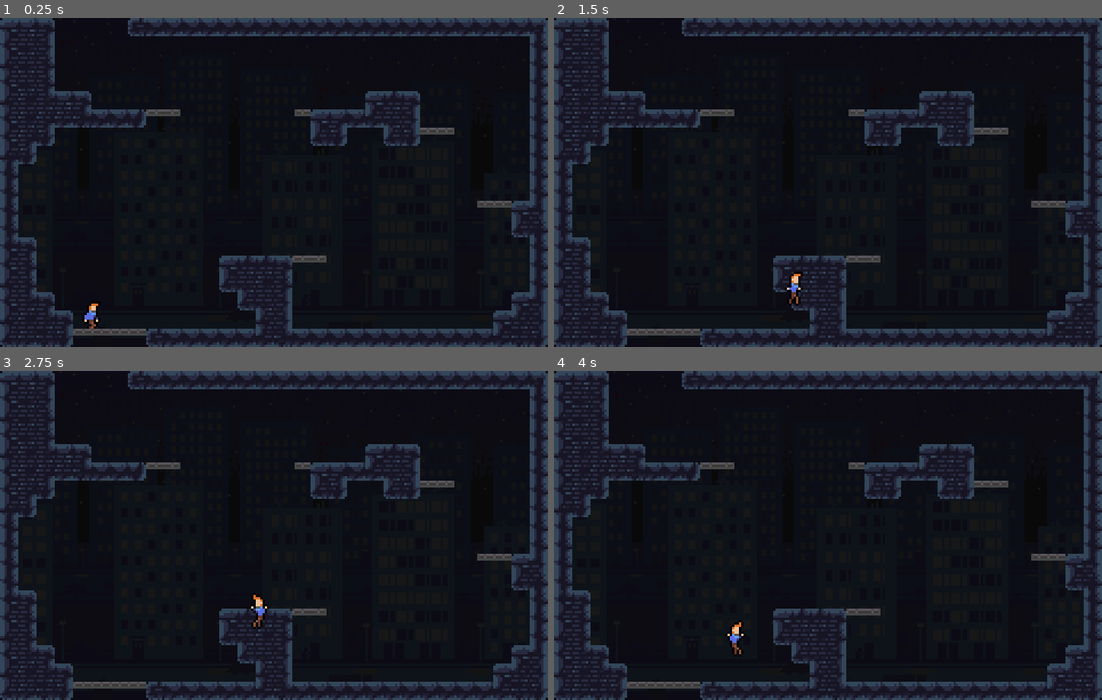
Above: before the commit, frames 1-4 (two rows, left to right).
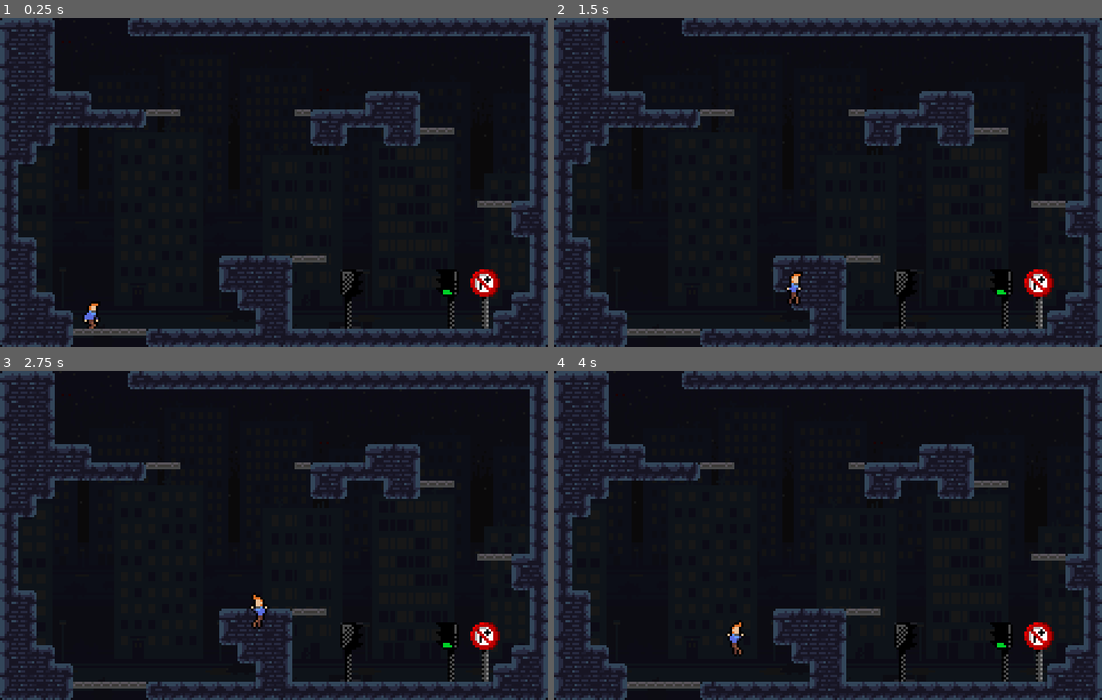
Above: after the commit, the same moments.

Repository: RudyMis/ldjam47
Game: Godot game, scene res://Game.tscn
Two runs of this game, one before a commit and one after it. Both use one fixed random seed, a clock stepped at 60 frames per second and the inputs below.
Inputs (mouse positions are in pixels of both pictures, inside the frame that each line leads up to):
- Up to frame 1 (0.25 s): no input
- Up to frame 2 (1.5 s): move the mouse to (948, 166) at 0.52 s; hold D (right) from 0.53 s (still down); click (948, 166) at 0.6 s; tap Space (jump) at 0.77 s; move the mouse to (718, 198) at 1.27 s; click (718, 198) at 1.35 s
- Up to frame 3 (2.75 s): tap Space (jump) at 1.52 s; tap Enter at 2 s; move the mouse to (328, 463) at 2.02 s; release D (right) at 2.03 s; hold A (left) from 2.03 s (still down); click (328, 463) at 2.1 s
- Up to frame 4 (4 s): tap R (restart) at 2.75 s; move the mouse to (800, 601) at 2.77 s; release A (left) at 2.78 s; hold D (right) from 2.78 s (still down); click (800, 601) at 2.85 s; tap Space (jump) at 3.02, 3.77 s; move the mouse to (992, 584) at 3.52 s; click (992, 584) at 3.6 s

The runs differ from the first frame. In frame 1, 0.9% of the frame differs, in the area x 62-92%, y 76-95%; in frame 2, 0.9%; in frame 3, 0.9%; in frame 4, 0.9%.

Commit message:
Additions
Whoop de doo

Diff:
--- a/Assets/Ground.tres
+++ b/Assets/Ground.tres
@@ -116,16 +116,16 @@
 [sub_resource type="ConvexPolygonShape2D" id=38]
 points = PoolVector2Array( 0, 0, 8, 0, 8, 8, 0, 8 )
 
+[sub_resource type="ConvexPolygonShape2D" id=39]
+points = PoolVector2Array( 0, 5.66277, 8, 5.66277, 8, 8, 0, 8 )
+
+[sub_resource type="ConvexPolygonShape2D" id=40]
+points = PoolVector2Array( 0, 0, 8, 0, 8, 8, 0, 8 )
+
+[sub_resource type="ConvexPolygonShape2D" id=41]
+points = PoolVector2Array( 0, 0, 8, 0, 8, 8, 0, 8 )
+
 [sub_resource type="ConvexPolygonShape2D" id=42]
-points = PoolVector2Array( 0, 5.66277, 8, 5.66277, 8, 8, 0, 8 )
-
-[sub_resource type="ConvexPolygonShape2D" id=39]
-points = PoolVector2Array( 0, 0, 8, 0, 8, 8, 0, 8 )
-
-[sub_resource type="ConvexPolygonShape2D" id=40]
-points = PoolVector2Array( 0, 0, 8, 0, 8, 8, 0, 8 )
-
-[sub_resource type="ConvexPolygonShape2D" id=41]
 points = PoolVector2Array( 0, 0, 8, 0, 8, 8, 0, 8 )
 
 [resource]
--- /dev/null
+++ b/Assets/additions/car.tscn
@@ -0,0 +1,7 @@
+[gd_scene load_steps=2 format=2]
+
+[ext_resource path="res://Assets/car_rear.png" type="Texture" id=1]
+
+[node name="car" type="Sprite"]
+position = Vector2( 21.0331, 101.594 )
+texture = ExtResource( 1 )
--- /dev/null
+++ b/Assets/additions/chair.tscn
@@ -0,0 +1,7 @@
+[gd_scene load_steps=2 format=2]
+
+[ext_resource path="res://Assets/chair.png" type="Texture" id=1]
+
+[node name="chair" type="Sprite"]
+position = Vector2( 239.585, 48.4025 )
+texture = ExtResource( 1 )
--- /dev/null
+++ b/Assets/additions/light_back.tscn
@@ -0,0 +1,7 @@
+[gd_scene load_steps=2 format=2]
+
+[ext_resource path="res://Assets/lights_rev.png" type="Texture" id=1]
+
+[node name="light_back" type="Sprite"]
+position = Vector2( 210.028, 90.9808 )
+texture = ExtResource( 1 )
--- /dev/null
+++ b/Assets/additions/light_front.tscn
@@ -0,0 +1,33 @@
+[gd_scene load_steps=7 format=2]
+
+[ext_resource path="res://Assets/lights_front_ani.png" type="Texture" id=1]
+
+[sub_resource type="AtlasTexture" id=1]
+atlas = ExtResource( 1 )
+region = Rect2( 0, 0, 10, 26 )
+
+[sub_resource type="AtlasTexture" id=2]
+atlas = ExtResource( 1 )
+region = Rect2( 10, 0, 10, 26 )
+
+[sub_resource type="AtlasTexture" id=3]
+atlas = ExtResource( 1 )
+region = Rect2( 20, 0, 10, 26 )
+
+[sub_resource type="AtlasTexture" id=4]
+atlas = ExtResource( 1 )
+region = Rect2( 30, 0, 10, 26 )
+
+[sub_resource type="SpriteFrames" id=5]
+animations = [ {
+"frames": [ SubResource( 1 ), SubResource( 1 ), SubResource( 1 ), SubResource( 1 ), SubResource( 2 ), SubResource( 3 ), SubResource( 3 ), SubResource( 3 ), SubResource( 4 ) ],
+"loop": true,
+"name": "default",
+"speed": 0.3
+} ]
+
+[node name="light_front" type="AnimatedSprite"]
+position = Vector2( 222.022, 90.865 )
+frames = SubResource( 5 )
+frame = 7
+playing = true
--- /dev/null
+++ b/Assets/additions/plants.tscn
@@ -0,0 +1,33 @@
+[gd_scene load_steps=3 format=2]
+
+[ext_resource path="res://Assets/grass_tiles.png" type="Texture" id=1]
+
+[sub_resource type="TileSet" id=1]
+1/name = "grass_tiles.png 1"
+1/texture = ExtResource( 1 )
+1/tex_offset = Vector2( 0, 0 )
+1/modulate = Color( 1, 1, 1, 1 )
+1/region = Rect2( 0, 0, 40, 6 )
+1/tile_mode = 2
+1/autotile/icon_coordinate = Vector2( 0, 0 )
+1/autotile/tile_size = Vector2( 8, 6 )
+1/autotile/spacing = 0
+1/autotile/occluder_map = [  ]
+1/autotile/navpoly_map = [  ]
+1/autotile/priority_map = [  ]
+1/autotile/z_index_map = [  ]
+1/occluder_offset = Vector2( 0, 0 )
+1/navigation_offset = Vector2( 0, 0 )
+1/shape_offset = Vector2( 0, 0 )
+1/shape_transform = Transform2D( 1, 0, 0, 1, 0, 0 )
+1/shape_one_way = false
+1/shape_one_way_margin = 0.0
+1/shapes = [  ]
+1/z_index = 0
+
+[node name="plants" type="TileMap"]
+tile_set = SubResource( 1 )
+cell_size = Vector2( 8, 6 )
+cell_quadrant_size = 8
+format = 1
+tile_data = PoolIntArray( 1179652, 0, 0 )
--- /dev/null
+++ b/Assets/additions/sign1.tscn
@@ -0,0 +1,7 @@
+[gd_scene load_steps=2 format=2]
+
+[ext_resource path="res://Assets/sign1.png" type="Texture" id=1]
+
+[node name="sign1" type="Sprite"]
+position = Vector2( 163.748, 127.385 )
+texture = ExtResource( 1 )
--- /dev/null
+++ b/Assets/additions/sign2.tscn
@@ -0,0 +1,7 @@
+[gd_scene load_steps=2 format=2]
+
+[ext_resource path="res://Assets/sign2.png" type="Texture" id=1]
+
+[node name="sign2" type="Sprite"]
+position = Vector2( 253.251, 90.9684 )
+texture = ExtResource( 1 )
--- /dev/null
+++ b/Assets/additions/sign3.tscn
@@ -0,0 +1,7 @@
+[gd_scene load_steps=2 format=2]
+
+[ext_resource path="res://Assets/sign3.png" type="Texture" id=1]
+
+[node name="sign3" type="Sprite"]
+position = Vector2( 8.46302, 43.9156 )
+texture = ExtResource( 1 )
--- /dev/null
+++ b/Assets/additions/tree.tscn
@@ -0,0 +1,7 @@
+[gd_scene load_steps=2 format=2]
+
+[ext_resource path="res://Assets/tree1.png" type="Texture" id=1]
+
+[node name="tree" type="Sprite"]
+position = Vector2( 148.12, 59.8597 )
+texture = ExtResource( 1 )
--- a/Levels/Level1.tscn
+++ b/Levels/Level1.tscn
@@ -1,7 +1,10 @@
-[gd_scene load_steps=3 format=2]
+[gd_scene load_steps=6 format=2]
 
 [ext_resource path="res://Levels/Level.tscn" type="PackedScene" id=1]
 [ext_resource path="res://Levels/Exit.tscn" type="PackedScene" id=2]
+[ext_resource path="res://Assets/additions/sign2.tscn" type="PackedScene" id=3]
+[ext_resource path="res://Assets/additions/light_front.tscn" type="PackedScene" id=4]
+[ext_resource path="res://Assets/additions/light_back.tscn" type="PackedScene" id=5]
 
 [node name="Level" instance=ExtResource( 1 )]
 restart_points = [ NodePath("PlayerStart"), NodePath("Back") ]
@@ -18,3 +21,13 @@
 
 [node name="Back" type="Node2D" parent="." index="4"]
 position = Vector2( 78.4301, -12.2842 )
+
+[node name="light_front" parent="." index="5" instance=ExtResource( 4 )]
+position = Vector2( 235.722, 91.0065 )
+frame = 6
+
+[node name="light_back" parent="light_front" index="0" instance=ExtResource( 5 )]
+position = Vector2( -41.8474, -0.256531 )
+
+[node name="sign2" parent="light_front/light_back" index="0" instance=ExtResource( 3 )]
+position = Vector2( 58.875, 0.25 )
--- a/Levels/Level6.tscn
+++ b/Levels/Level6.tscn
@@ -1,7 +1,9 @@
-[gd_scene load_steps=3 format=2]
+[gd_scene load_steps=5 format=2]
 
 [ext_resource path="res://Levels/Level.tscn" type="PackedScene" id=1]
 [ext_resource path="res://Levels/Exit.tscn" type="PackedScene" id=2]
+[ext_resource path="res://Assets/additions/chair.tscn" type="PackedScene" id=3]
+[ext_resource path="res://Assets/additions/plants.tscn" type="PackedScene" id=4]
 
 [node name="Level" instance=ExtResource( 1 )]
 restart_points = [ NodePath("PlayerStart"), NodePath("Back"), NodePath("UpperStart") ]
@@ -34,3 +36,15 @@
 
 [node name="Back" type="Node2D" parent="." index="7"]
 position = Vector2( 269.058, 93.0554 )
+
+[node name="additions" type="Node2D" parent="." index="8"]
+
+[node name="plants" parent="additions" index="0" instance=ExtResource( 4 )]
+position = Vector2( 215.816, 92.1013 )
+tile_data = PoolIntArray( 131071, 1, 0, 65536, 1, 1, 65537, 1, 1, 65538, 1, 2, 65539, 1, 4, 65540, 1, 3, 65541, 1, 0, 65542, 1, 2, 1179652, 0, 0 )
+
+[node name="chair" parent="additions" index="1" instance=ExtResource( 3 )]
+position = Vector2( 227.784, 99.9026 )
+
+[node name="chair2" parent="additions" index="2" instance=ExtResource( 3 )]
+position = Vector2( 202.585, 100.375 )
--- a/Levels/Level7.tscn
+++ b/Levels/Level7.tscn
@@ -1,7 +1,10 @@
-[gd_scene load_steps=3 format=2]
+[gd_scene load_steps=6 format=2]
 
 [ext_resource path="res://Levels/Level.tscn" type="PackedScene" id=1]
 [ext_resource path="res://Levels/Exit.tscn" type="PackedScene" id=2]
+[ext_resource path="res://Assets/additions/tree.tscn" type="PackedScene" id=3]
+[ext_resource path="res://Assets/additions/plants.tscn" type="PackedScene" id=4]
+[ext_resource path="res://Assets/additions/chair.tscn" type="PackedScene" id=5]
 
 [node name="Level" instance=ExtResource( 1 )]
 restart_points = [ NodePath("PlayerStart"), NodePath("Back"), NodePath("Up") ]
@@ -32,3 +35,33 @@
 
 [node name="Up" type="Node2D" parent="." index="7"]
 position = Vector2( 160.415, -10.8881 )
+
+[node name="additions" type="Node2D" parent="." index="8"]
+
+[node name="plants" parent="additions" index="0" instance=ExtResource( 4 )]
+position = Vector2( 0, 98 )
+tile_data = PoolIntArray( 8, 1, 3, 9, 1, 4, 10, 1, 0, 11, 1, 1, 12, 1, 1, 13, 1, 2, 14, 1, 3, 16, 1, 0, 17, 1, 1, 18, 1, 2, 20, 1, 0, 21, 1, 1, 22, 1, 1, 23, 1, 1, 24, 1, 2, 25, 1, 4, 26, 1, 0, 27, 1, 1, 28, 1, 1, 29, 1, 2, 30, 1, 4, 1179652, 0, 0 )
+
+[node name="tree2" parent="additions" index="1" instance=ExtResource( 3 )]
+position = Vector2( 199.114, 92.0535 )
+scale = Vector2( -1, 1 )
+
+[node name="tree3" parent="additions" index="2" instance=ExtResource( 3 )]
+position = Vector2( 224.044, 92.0134 )
+
+[node name="tree" parent="additions" index="3" instance=ExtResource( 3 )]
+position = Vector2( 120.962, 91.906 )
+
+[node name="chair" parent="." index="9" instance=ExtResource( 5 )]
+position = Vector2( 92.9576, 99.976 )
+scale = Vector2( -1, 1 )
+
+[node name="chair2" parent="." index="10" instance=ExtResource( 5 )]
+position = Vector2( 126.996, 99.976 )
+scale = Vector2( -1, 1 )
+
+[node name="chair3" parent="." index="11" instance=ExtResource( 5 )]
+position = Vector2( 194.949, 100.34 )
+
+[node name="chair4" parent="." index="12" instance=ExtResource( 5 )]
+position = Vector2( 228.987, 100.09 )
--- a/Levels/Level8.tscn
+++ b/Levels/Level8.tscn
@@ -1,8 +1,12 @@
-[gd_scene load_steps=4 format=2]
+[gd_scene load_steps=8 format=2]
 
 [ext_resource path="res://Levels/Level.tscn" type="PackedScene" id=1]
 [ext_resource path="res://Levels/OneWayDoor.tscn" type="PackedScene" id=2]
 [ext_resource path="res://Levels/Exit.tscn" type="PackedScene" id=3]
+[ext_resource path="res://Assets/additions/car.tscn" type="PackedScene" id=4]
+[ext_resource path="res://Assets/additions/sign3.tscn" type="PackedScene" id=5]
+[ext_resource path="res://Assets/additions/plants.tscn" type="PackedScene" id=6]
+[ext_resource path="res://Assets/additions/sign1.tscn" type="PackedScene" id=7]
 
 [node name="Level" instance=ExtResource( 1 )]
 restart_points = [ NodePath("PlayerStart"), NodePath("Back"), NodePath("Up") ]
@@ -37,3 +41,19 @@
 
 [node name="Back" type="Node2D" parent="." index="8"]
 position = Vector2( 265.299, 38.0429 )
+
+[node name="additions" type="Node2D" parent="." index="9"]
+
+[node name="plants" parent="additions" index="0" instance=ExtResource( 6 )]
+position = Vector2( 0, 2 )
+tile_data = PoolIntArray( 1048594, 1, 3, 1048595, 1, 0, 1048596, 1, 1, 1048597, 1, 1, 1048598, 1, 2, 1179652, 0, 0 )
+
+[node name="car" parent="additions" index="1" instance=ExtResource( 4 )]
+position = Vector2( 128.154, 96.9246 )
+
+[node name="sign1" parent="additions/car" index="0" instance=ExtResource( 7 )]
+position = Vector2( 106.801, -85.9065 )
+rotation = -1.5708
+
+[node name="sign3" parent="additions" index="2" instance=ExtResource( 5 )]
+position = Vector2( 104.996, 90.9142 )
--- a/Levels/Level9.tscn
+++ b/Levels/Level9.tscn
@@ -1,8 +1,10 @@
-[gd_scene load_steps=4 format=2]
+[gd_scene load_steps=6 format=2]
 
 [ext_resource path="res://Levels/Level.tscn" type="PackedScene" id=1]
 [ext_resource path="res://Levels/OneWayDoor.tscn" type="PackedScene" id=2]
 [ext_resource path="res://Levels/Exit.tscn" type="PackedScene" id=3]
+[ext_resource path="res://Assets/additions/car.tscn" type="PackedScene" id=4]
+[ext_resource path="res://Assets/additions/light_front.tscn" type="PackedScene" id=5]
 
 [node name="Level" instance=ExtResource( 1 )]
 restart_points = [ NodePath("PlayerStart"), NodePath("Back"), NodePath("Up") ]
@@ -37,3 +39,17 @@
 
 [node name="Up" type="Node2D" parent="." index="8"]
 position = Vector2( 265.462, -3.64801 )
+
+[node name="additions" type="Node2D" parent="." index="9"]
+
+[node name="car" parent="additions" index="0" instance=ExtResource( 4 )]
+position = Vector2( 67.8793, 6.99382 )
+rotation = 3.14159
+
+[node name="light_front2" parent="additions" index="1" instance=ExtResource( 5 )]
+position = Vector2( 246.007, 90.8601 )
+frame = 2
+
+[node name="light_front" parent="additions" index="2" instance=ExtResource( 5 )]
+position = Vector2( 263.042, 90.9268 )
+frame = 8
Not shown: 2 places in Assets/Ground.tres that only renumber resources
Binary file changed: Assets/grass_tiles.png
